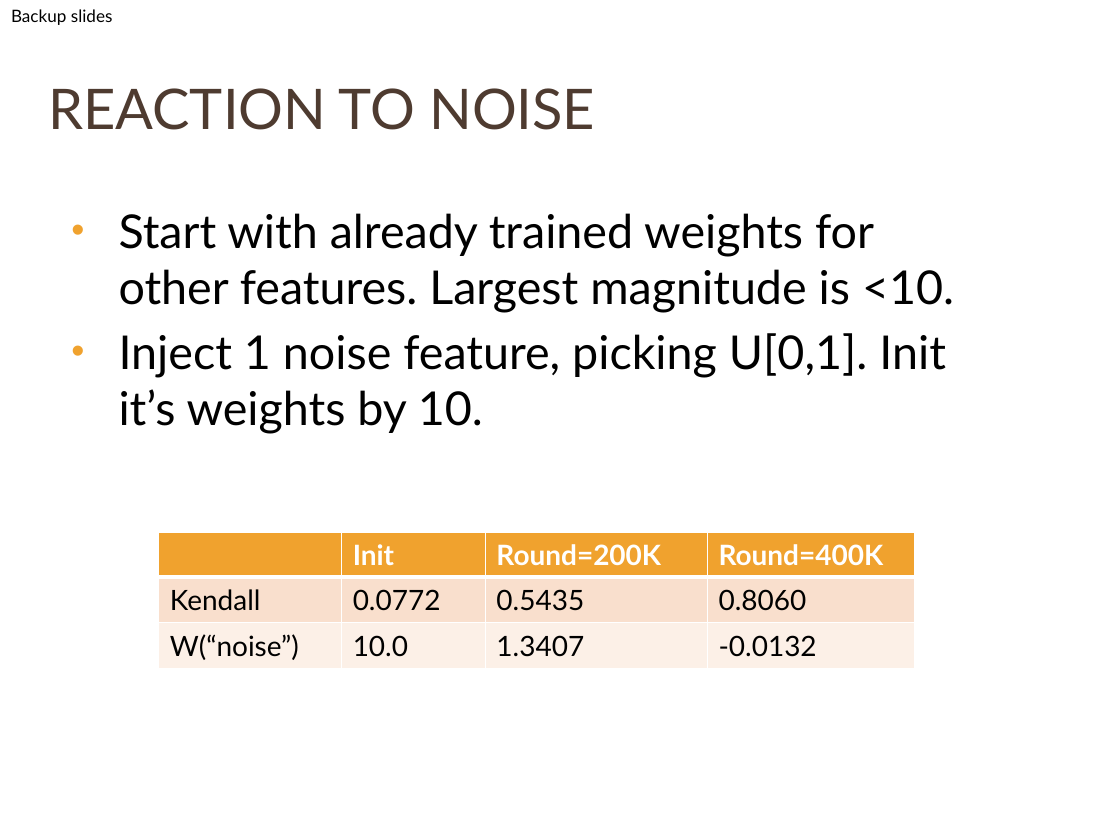
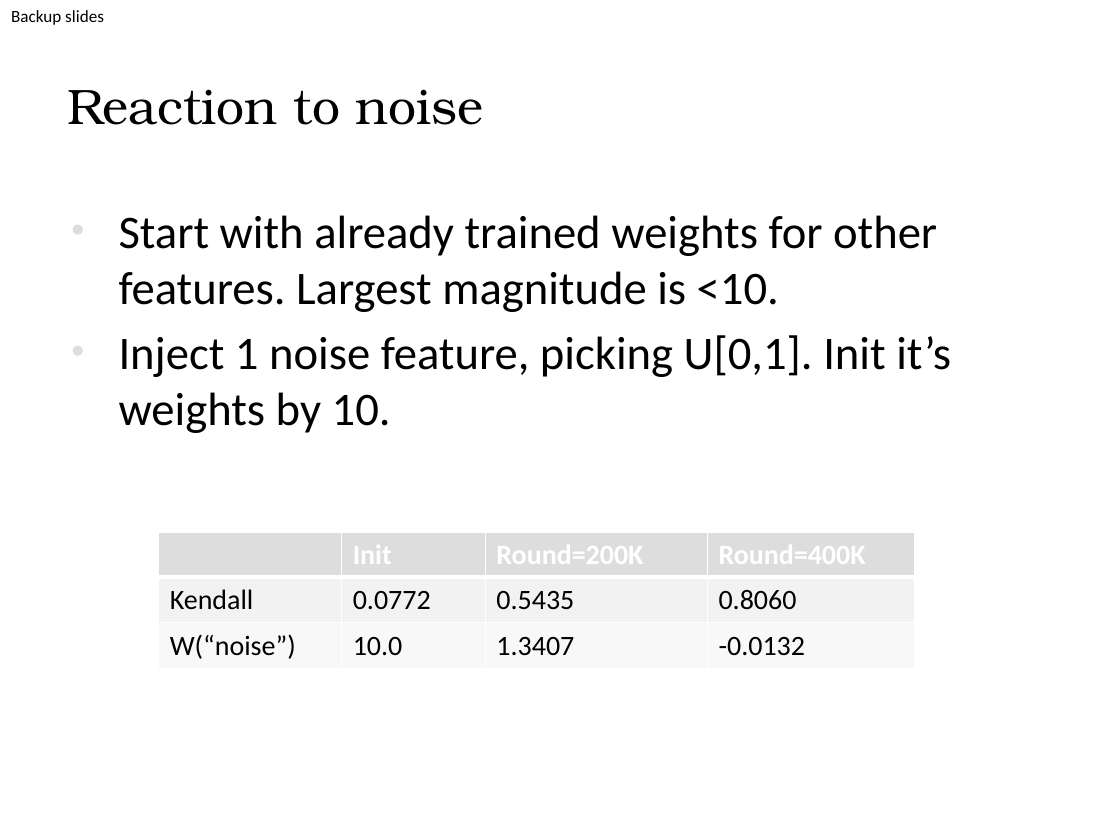
Before and after one commit to hupili/sns-router, a slide deck: slide 24 of doc/presentation/presentation-white.pptx. Drawn at 1120x840 pixels with LibreOffice and Linux fonts; fonts in the diff are those of the drawing; background and template pictures are left out. Boxes give left, top, right and bottom in pixels: in the first picture for what was removed or moved away, otherwise in the second. Text is boxed around its words. In the diff, an @@ line names an element or a change of style, - is before the commit and + after.

```diff
--- a/doc/presentation/presentation-white.pptx
+++ b/doc/presentation/presentation-white.pptx
@@ text "Backup slides" at [11,10,104,25]: font Lato to Calibri @@
@@ title "Reaction to noise" at [67,89,483,125]: vertical alignment middle to bottom @@
@@ title at [67,89,483,125]: text changed; size 36 to 32 pt; font Lato to TeX Gyre Bonum; text colour #4E3B30 to #000000 @@
-REACTION TO NOISE
+Reaction to noise
@@ text "Start with already trained weights ..." at [119,215,951,433]: font Lato to Calibri; bullet colour #F0A22E to #DDDDDD @@
@@ table at [159,532,914,669] @@
@@ fill #F0A22E to #DDDDDD in row 1 @@
@@ fill #F9E0CD to #F2F2F2 in row 2 @@
@@ fill #FCF0E8 to #F9F9F9 in row 3 @@
@@ font Lato to Calibri @@
```
Also in this commit, not shown: 26 other slides changed, 1 other file.
